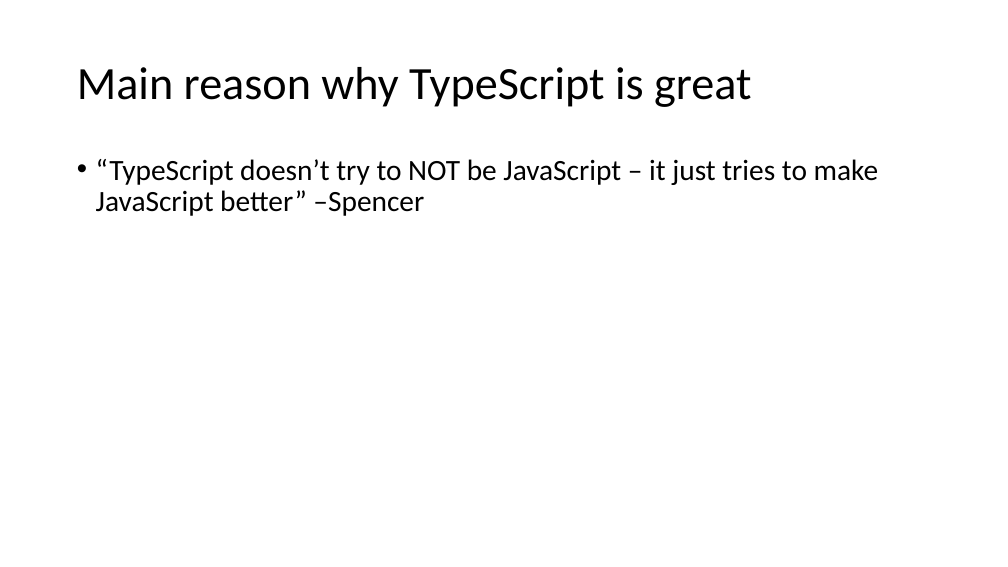
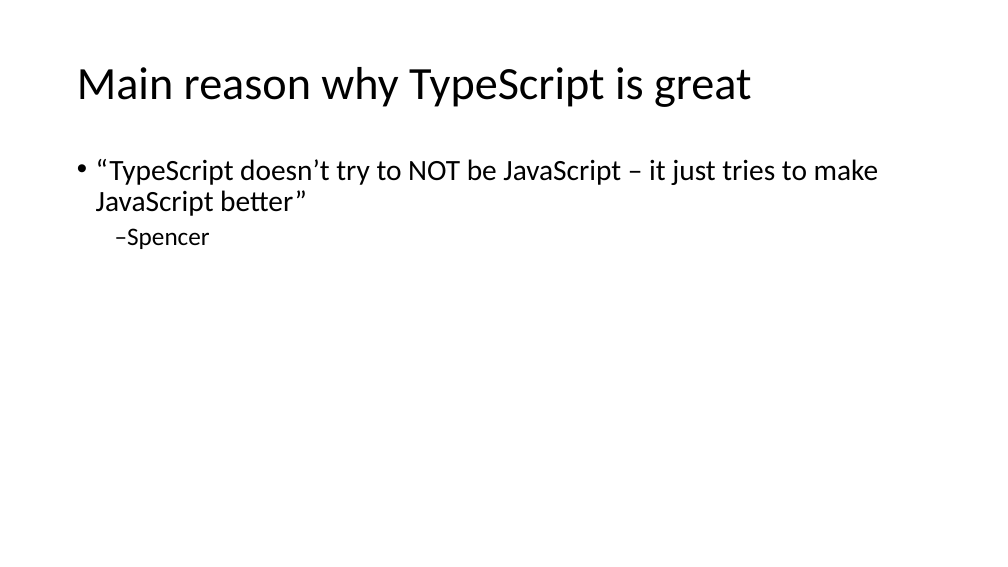
Before and after one commit to schneidenbach/Angular2-AspNetCore-TypeScript-Workshop, a slide deck: slide 3 of slides/1 - TypeScript.pptx. Drawn at 1008x567 pixels with LibreOffice and Linux fonts; fonts in the diff are those of the drawing. Boxes give left, top, right and bottom in pixels: in the first picture for what was removed or moved away, otherwise in the second. Text is boxed around its words. In the diff, an @@ line names an element or a change of style, - is before the commit and + after.

```diff
--- a/slides/1 - TypeScript.pptx
+++ b/slides/1 - TypeScript.pptx
@@ text at box(96, 159, 879, 249): text changed @@
-• “TypeScript doesn’t try to NOT be JavaScript – it just tries to make JavaScript better” –Spencer
+• “TypeScript doesn’t try to NOT be JavaScript – it just tries to make JavaScript better”
+  –Spencer
```
Also in this commit, not shown: 2 other slides changed, 14 other files.
